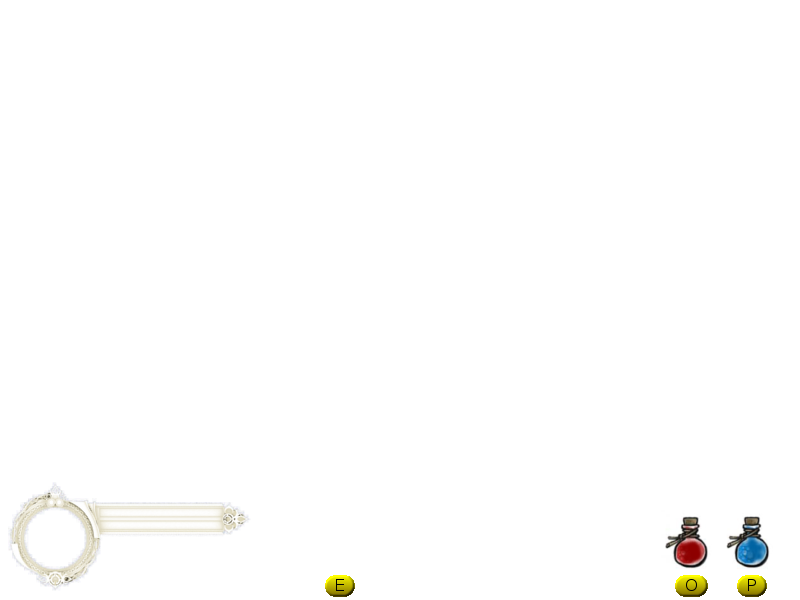
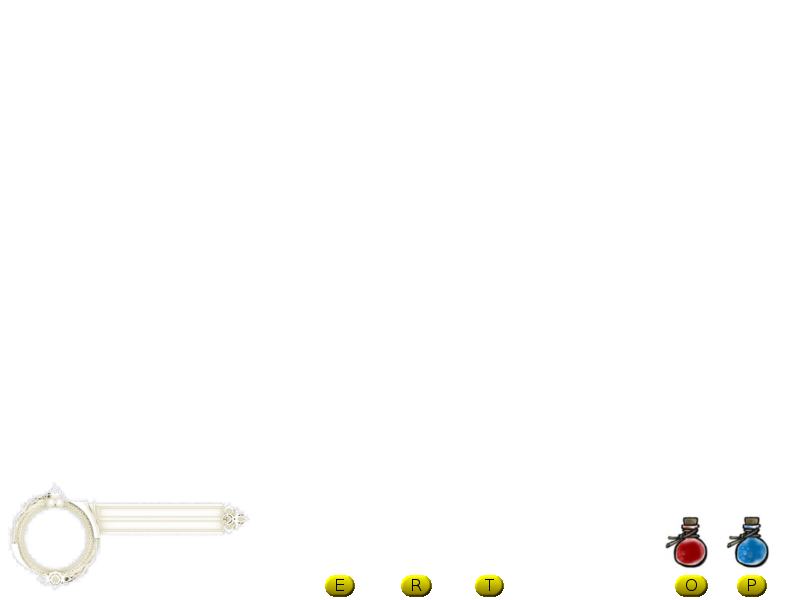
Two versions of the same layered image (800x600). Layer-by-layer changes:
added layer "Calque Copié #9" above "Calque Copié #8" over [475, 575, 504, 597]
added layer "Calque Copié #8" above "Calque Copié #7" over [401, 575, 432, 597]
